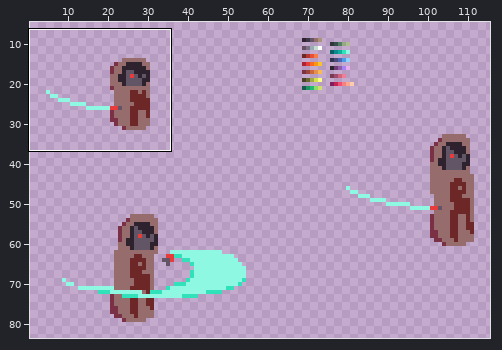
Sprite sheet: Assets/Sprites/Hero.png. Above, an overview of the earlier version with the close-up marked.
Close-up. Before the commit:
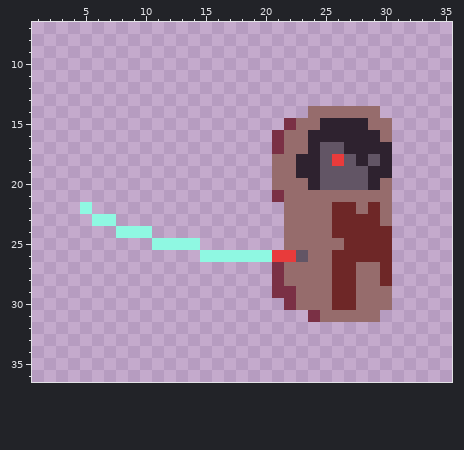
The file is 128x128 pixels. Shown: x 1..35, y 7..36. The wide view leaves out empty margins.
The same view after the edit:
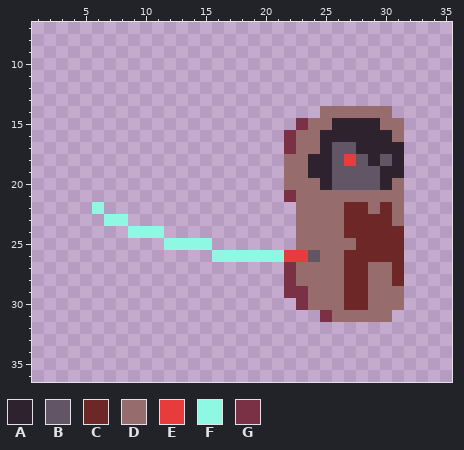
Palette (. is transparent): A #2e222f  B #625565  C #6e2727  D #966c6c  E #e83b3b  F #8ff8e2  G #7a3045
Diff:
y 14: x 24 D -> .; x 30 . -> D
y 15: x 22..23 GD -> .G; x 25 A -> D; x 29 D -> A; x 31 . -> D
y 16: x 21..22 GD -> .G; x 24 A -> D; x 30..31 D. -> AD
y 17: x 21..22 GD -> .G; x 24..25 AB -> DA; x 27 A -> B; x 31 . -> A
y 18: x 21 D -> .; x 23 A -> D; x 25..31 BEBABA. -> ABEBABA
y 19: x 21 D -> .; x 23 A -> D; x 25 B -> A; x 29 A -> B; x 31 . -> A
y 20: x 21 D -> .; x 24..25 AB -> DA; x 29..31 AD. -> BAD
y 21: x 21..22 GD -> .G; x 31 . -> D
y 22: x 5..6 F. -> .F; x 22 D -> .; x 26 C -> D; x 28..31 DCD. -> CDCD
y 23: x 6 F -> .; x 8 . -> F; x 22 D -> .; x 26 C -> D; x 30..31 D. -> CD
y 24: x 8 F -> .; x 11 . -> F; x 22 D -> .; x 26 C -> D; x 31 . -> C
y 25: x 11 F -> .; x 15 . -> F; x 22 D -> .; x 27 C -> D; x 31 . -> C
y 26: x 15 F -> .; x 21 E -> F; x 23..24 BD -> EB; x 26 C -> D; x 31 . -> C
y 27..28: x 21..22 GD -> .G; x 26 C -> D; x 28 D -> C; x 30..31 C. -> DC
y 29: x 21 G -> .; x 23 D -> G; x 26 C -> D; x 28 D -> C; x 31 . -> D
y 30: x 22..23 GD -> .G; x 26 C -> D; x 28 D -> C; x 31 . -> D
y 31: x 24..25 GD -> .G; x 30 . -> D
Changed places in both close-ups, as pixel boxes (x1, y1, x2, y2):
changed: (272, 106, 404, 322)
changed: (80, 202, 212, 262)
